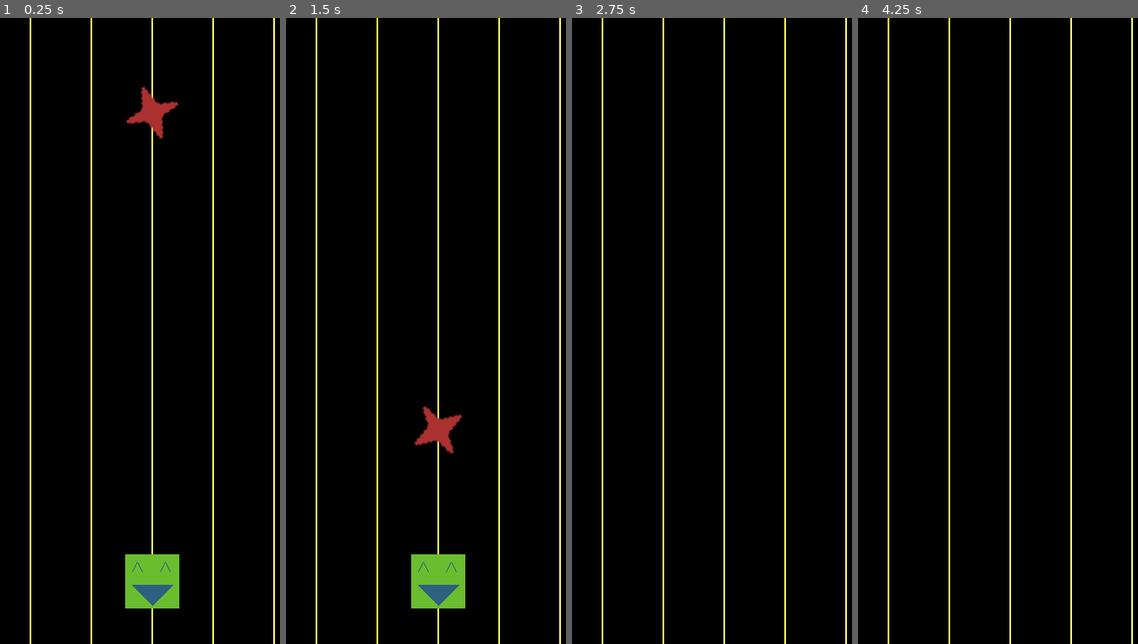
Above: before the commit, frames 1-4 (left to right).
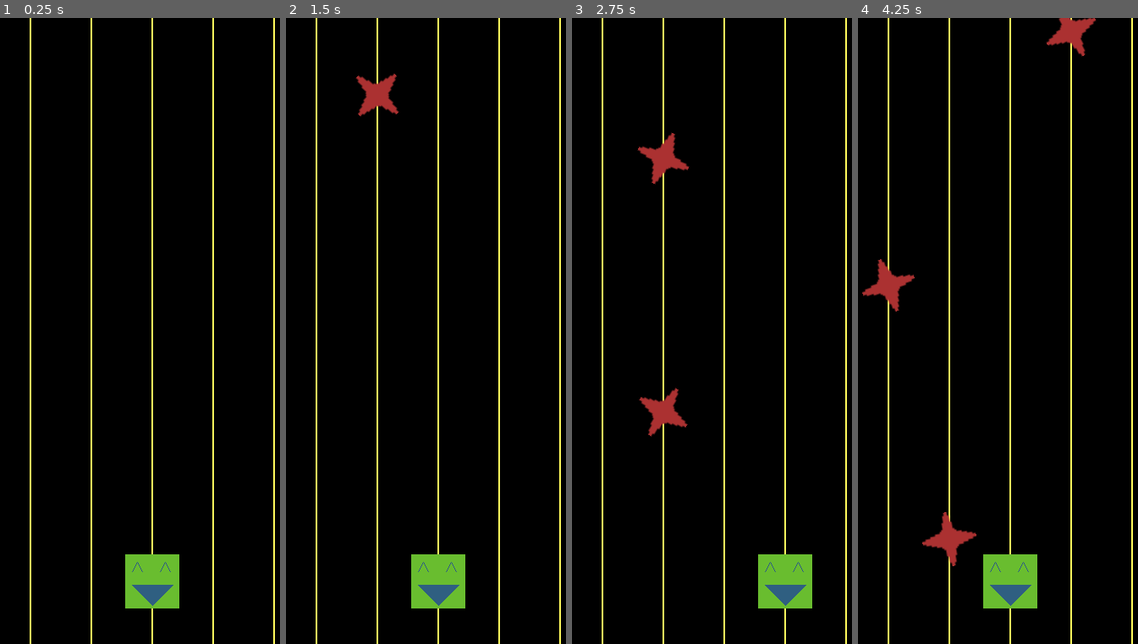
Above: after the commit, the same moments.

Repository: dw3nt/hyper-dodger-proto
Game: Godot game, scene res://World.tscn
The game is run twice, just before and just after one commit, with the same random seed, the same clock (stepped at 60 frames per second) and the same inputs.
Inputs:
- Up to frame 1 (0.25 s): no input
- Up to frame 2 (1.5 s): hold D (move_right) 0.53-1.28 s; hold A (move_left) from 1.28 s (still down)
- Up to frame 3 (2.75 s): release A (move_left) at 2.03 s; hold D (move_right) from 2.03 s (still down)
- Up to frame 4 (4.25 s): release D (move_right) at 3.53 s; hold A (move_left) from 3.53 s (still down)

The runs differ from the first frame. In frame 1, 0.6% of the frame differs, in the area x 45-64%, y 10-20%; in frame 2, 1.2%; in frame 3, 2.8%; in frame 4, 3.4%, in the area x 1-86%, y 0-95%.

Commit message:
enemy spawner

Diff:
--- a/World.gd
+++ b/World.gd
@@ -1,12 +1,15 @@
 extends Node
 
+const ENEMY_SCENE = preload("res://Enemy.tscn")
 const PLAYER_Y = 666
+const ENEMY_Y = -64
 
 var trackPosX = []
 var playerTrackPosKey
 
 onready var tracksWrap = $DodgeTracks
 onready var player = $Player
+onready var enemyWrap = $Enemies
 
 
 func _ready():
@@ -25,3 +28,10 @@
 	if newKey >= 0 && newKey < trackPosX.size():
 		playerTrackPosKey = newKey
 		player.position = Vector2(trackPosX[playerTrackPosKey], PLAYER_Y)
+
+
+func _on_SpawnEnemy_timeout():
+	var key = rand_range(0, trackPosX.size() - 1)
+	var inst = ENEMY_SCENE.instance()
+	inst.position = Vector2(trackPosX[key], ENEMY_Y)
+	enemyWrap.add_child(inst)
--- a/World.tscn
+++ b/World.tscn
@@ -1,12 +1,15 @@
-[gd_scene load_steps=5 format=2]
+[gd_scene load_steps=4 format=2]
 
 [ext_resource path="res://DodgeTrack.tscn" type="PackedScene" id=1]
 [ext_resource path="res://Player.tscn" type="PackedScene" id=2]
 [ext_resource path="res://World.gd" type="Script" id=3]
-[ext_resource path="res://Enemy.tscn" type="PackedScene" id=4]
 
 [node name="World" type="Node"]
 script = ExtResource( 3 )
+
+[node name="SpawnEnemy" type="Timer" parent="."]
+process_mode = 0
+autostart = true
 
 [node name="Background" type="ColorRect" parent="."]
 anchor_right = 1.0
@@ -37,6 +40,4 @@
 position = Vector2( 72, 333 )
 
 [node name="Enemies" type="Node2D" parent="."]
-
-[node name="Enemy" parent="Enemies" instance=ExtResource( 4 )]
-position = Vector2( 180, 37 )
+[connection signal="timeout" from="SpawnEnemy" to="." method="_on_SpawnEnemy_timeout"]
